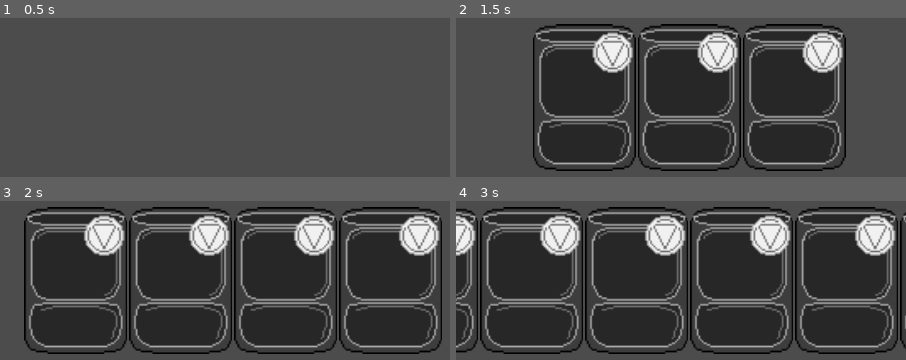
Above: before the commit, frames 1-4 (two rows, left to right).
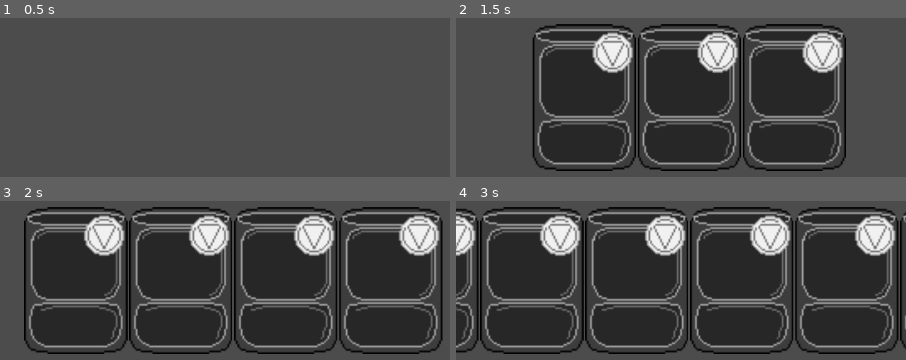
Above: after the commit, the same moments.

Repository: pusacaspica/gaMIAU
Game: Godot game, scene res://Scenes/UI_Test.tscn
Same seed, same stepped clock (60 frames per second), same inputs: the game is played once before the commit and once after it.
Inputs:
- Up to frame 1 (0.5 s): no input
- Up to frame 2 (1.5 s): tap Enter (ui_accept) at 0.5, 0.77, 1.25 s
- Up to frame 3 (2 s): tap Enter (ui_accept) at 1.52 s
- Up to frame 4 (3 s): tap Enter (ui_accept) at 2, 2.75 s

Frame 1 is identical in both runs. In frame 2, 0.2% of the frame differs, in the area x 16-84%, y 13-89%; in frame 3, 0.3%; in frame 4, 0.5%, in the area x 4-99%, y 12-89%.

Commit message:
Cria Singleton de Poções

Diff:
--- a/project.godot
+++ b/project.godot
@@ -23,14 +23,15 @@
 
 CardsDB="*res://Scenes/CardsDB.gd"
 Config="*res://Config.gd"
+PotionsDB="*res://Scenes/PotionsDB.gd"
 
 [display]
 
 window/size/width=1080
 window/size/height=1920
-window/size/test_width=540
-window/size/test_height=960
-window/stretch/mode="2d"
+window/size/test_width=216
+window/size/test_height=384
+window/stretch/mode="viewport"
 window/stretch/aspect="keep"
 
 [rendering]
